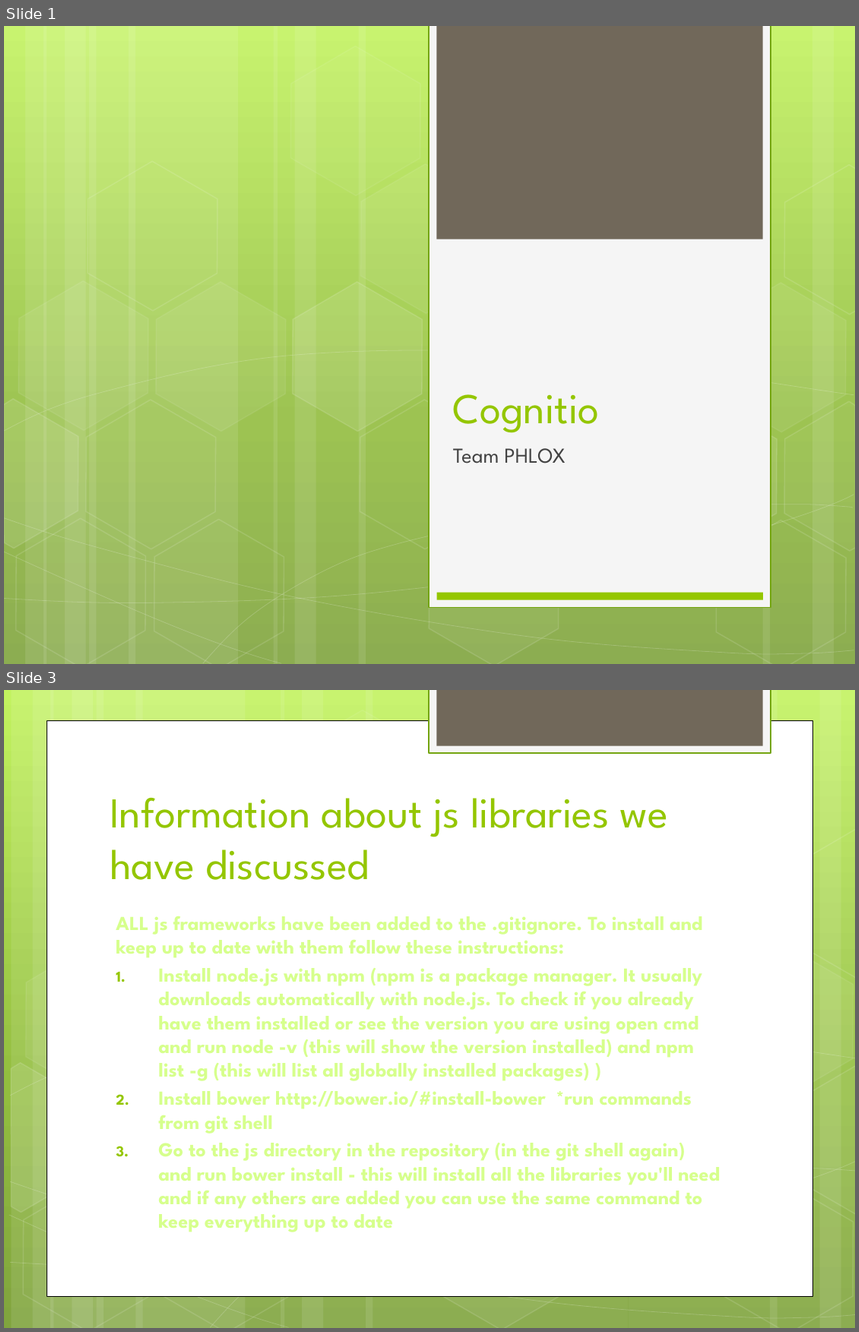
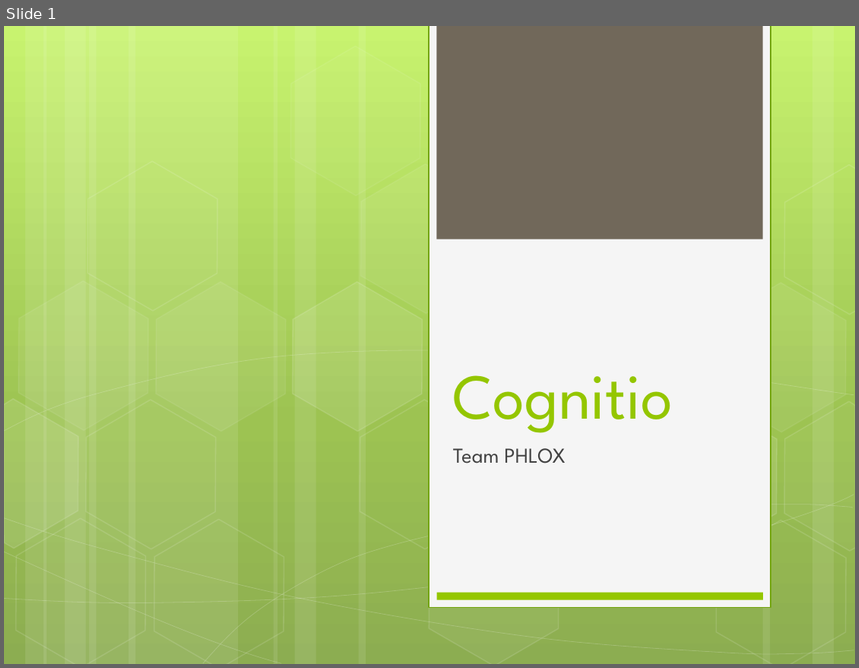
Before and after one commit to TeamPhlox/Cognitio, a slide deck: cognitio.pptx. Shown one above the other, each under a label of ours: slides 1 and 3 before the commit, slide 1 after it; the slides between them are not shown. The pictures are 859x1332 and 859x668 pixels, drawn with LibreOffice and Linux fonts; fonts in the diff are those of the drawing. Boxes give left, top, right and bottom in pixels: in the first picture for what was removed or moved away, otherwise in the second. Text is boxed around its words. In the diff, an @@ line names an element or a change of style, - is before the commit and + after.

```diff
--- a/cognitio.pptx
+++ b/cognitio.pptx
@@ slide 3 removed at bbox=[4, 690, 855, 1328], background gradient #C3F35F to #93BF3F to #81A53E @@
@@ rectangle removed at bbox=[429, 690, 771, 753] @@
@@ rectangle removed at bbox=[436, 690, 762, 746] @@
@@ rectangle removed at bbox=[47, 720, 813, 1296] @@
@@ title removed at bbox=[110, 797, 668, 880] @@
-Information about js libraries we have discussed
@@ group removed at bbox=[4, 690, 855, 1328]: 12 rectangles, 8 freeform shapes, 8 hexagons @@
@@ text removed at bbox=[116, 916, 720, 1233] @@
-ALL js frameworks have been added to the .gitignore. To install and keep up to date with them follow these instructions:
-1. Install node.js with npm (npm is a package manager. It usually downloads automatically with node.js. To check if you already have them installed or see the version you are using open cmd and run node -v (this will show the version installed) and npm list -g (this will list all globally installed packages) )
-2. Install bower http://bower.io/#install-bower *run commands from git shell
-3. Go to the js directory in the repository (in the git shell again) and run bower install - this will install all the libraries you'll need and if any others are added you can use the same command to keep everything up to date
@@ slide 1 changed as well @@
@@ title "Cognitio" at bbox=[453, 376, 673, 433]: size 36 to 54 pt @@
```
Also in this commit, not shown: 2 other slides changed, 1 other slide removed.
